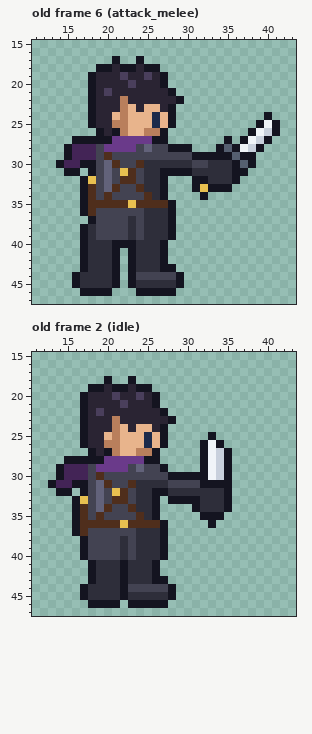
Pixel-art file -- art/sprites/combate/clases/picaro.aseprite. Above, as it was before the edit.
48x48 pixels, 19 frames. Shown: old frame 6 (attack_melee): x 11..43, y 15..47; old frame 2 (idle): x 11..43, y 15..47. The commit also changed other frames, which this record leaves out.
New version:
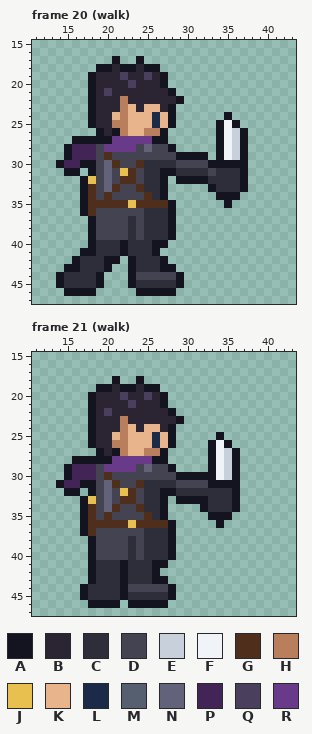
Palette (. is transparent): A #141420  B #2a2433  C #2e2e3a  D #434352  E #c8d0dc  F #f0f4f8  G #4f2e1c  H #b97f5c  J #e8c050  K #e8b48c  L #1c2a4a  M #555f70  N #62627a  P #432456  Q #4a3f5c  R #6a3a8a
A new or re-ordered frame is compared with the old frame closest to it.
The exact change:
frames 19 -> 23
Changed rows in their new state; - is an unchanged pixel.
Frame 20 (walk) is new; against old frame 6 (attack_melee), layers "cuerpo", "arma":
first column x 14:
24 ---------------------A----.-
25 --------------------AFA--...
26 --------------------AFEA....
27 --------------------AFE-...-
28 ---------------..----FEA..--
29 ---------------AA--.-FE-.---
30 ---------------DD--AAA-A.---
31 ---------------CC--D--C-----
32 ---------------AA-----CA----
33 -----------------..-CCCA----
34 ------------------.-AAA-----
35 ---------------------A------
38 ---.A-----------------------
39 ---.A-----------------------
40 ---.A--C-C--A---------------
41 ----A--CAC--A.--------------
42 --AC--A---------------------
43 -AAC--A.--------------------
44 ACC--A..--------------------
45 ACC--A..--------------------
46 -AA--..---------------------
Frame 21 (walk) is new; against old frame 2 (idle), layers "cuerpo", "arma":
first column x 13:
18 -------.A-.A------------
19 -----.-AB-AB-A----------
20 ----.A--BQ-BQBA---------
21 ----.A---BQ--BA---------
22 ----.ABQ------BA--------
23 ----.A--BH-----BA-------
24 ----.A--BHKB-KBA--------
25 ----.A-BKH--KLKA----.A--
26 ----.A-B-H--KLKA---.AFA-
27 -----.ABAH-K-HA----.AFEA
28 --.----A----R-A----.AFEA
29 -.A--PD---RDN-DA---.AFEA
30 -.A--PDG-------D----AFEA
31 .A-P-ADNG-DG---C---D---A
32 -.-A.ADNDJGD-C-A------CA
33 ---.AJDND-GD-CA.---A--CA
34 ---.AGDNG-DG-CA---.A--CA
35 ---.AGDG---DGCA----.--A-
36 ---.A----GJ---GA----.A--
37 ---.AG-----D--CA--------
38 ----.A---DCD--CA--------
39 ----.A---DCD--CA--------
40 ----.A---DCD--CA--------
41 --------------A---------
Pixel boxes of the changes (left, top, right, bottom) in both pictures:
changed: (176, 112, 280, 208)
changed: (56, 224, 168, 296)
changed: (48, 376, 240, 568)
